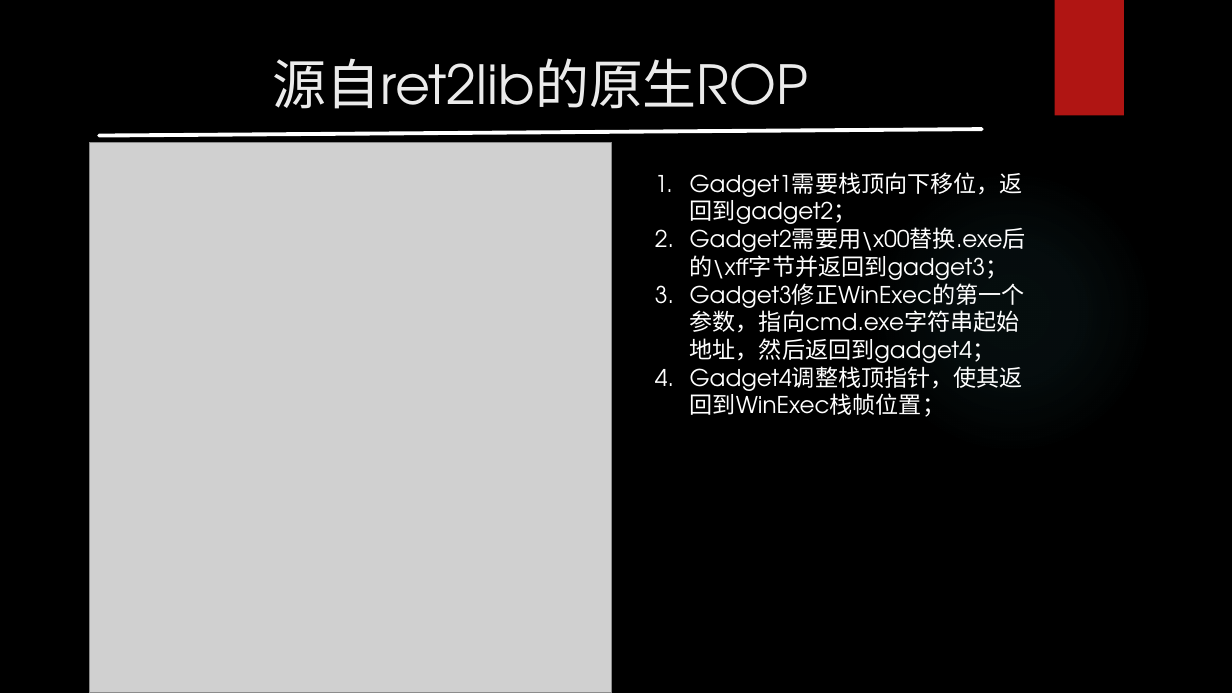
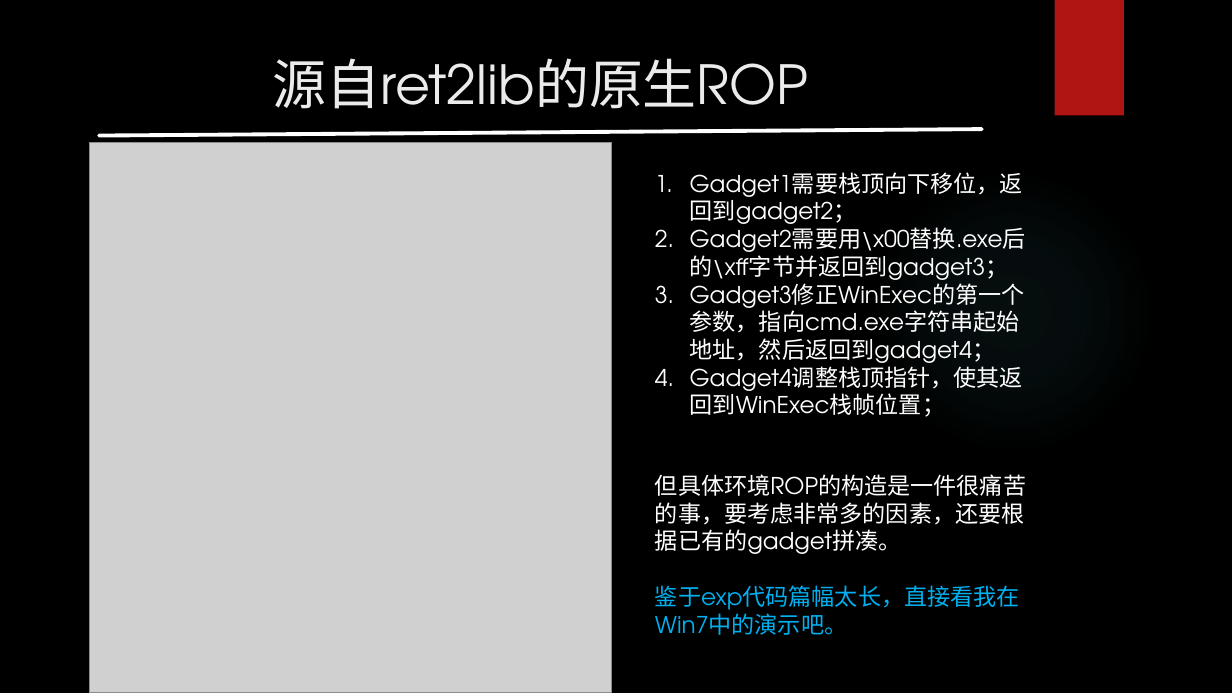
Before and after one commit to r00tk1ts/binary-security-tutorial, a slide deck: slide 5 of Windows环境下的ROP.pptx (slide 4 before the commit). Drawn at 1232x693 pixels with LibreOffice and Linux fonts; fonts in the diff are those of the drawing; grey boxes stand for pictures; background and template pictures are left out. Boxes give left, top, right and bottom in pixels: in the first picture for what was removed or moved away, otherwise in the second. Text is boxed around its words. In the diff, an @@ line names an element or a change of style, - is before the commit and + after.

Commit message:
update 'windows环境下的ROP'

```diff
--- a/Windows环境下的ROP.pptx
+++ b/Windows环境下的ROP.pptx
@@ text added at bbox=[655, 474, 1026, 635], 18 pt, text #FFFFFF @@
+但具体环境ROP的构造是一件很痛苦的事，要考虑非常多的因素，还要根据已有的gadget拼凑。
+鉴于exp代码篇幅太长，直接看我在Win7中的演示吧。
```
Also in this commit, not shown: 3 other slides changed, 5 slides added, 1 slide removed, 30 other files.
